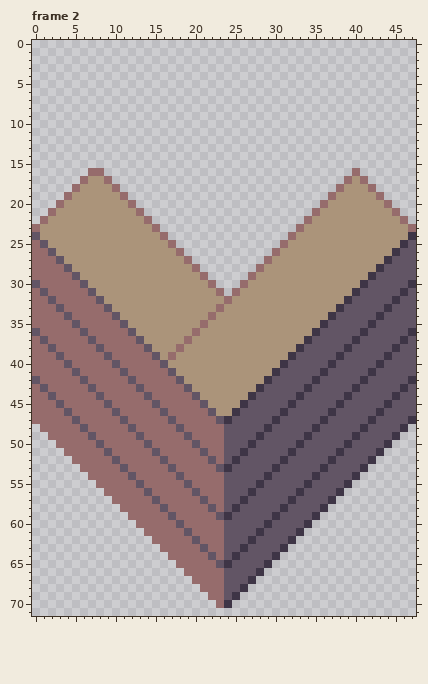
Two versions of one pixel-art file, resources/asesprite/Blocks-Wood.aseprite. The picture above was drawn from the file before the commit.
48x72 pixels, 6 frames. Shown: frame 2. The commit also changed other frames, which this record leaves out.
And afterwards:
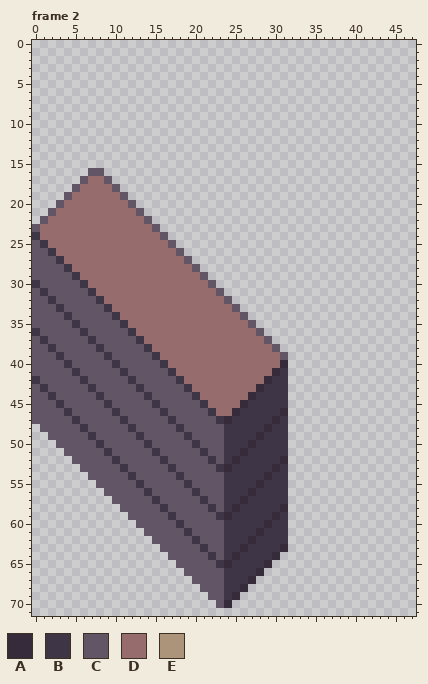
Palette (. is transparent): A #362b3a  B #3e3546  C #625565  D #966c6c  E #ab947a
Changes in this commit:
layer "Wood Half Column" now hidden
layer "Wood Corner Bottom" now hidden
Changed rows in their new state; - is an unchanged pixel.
Frame 2:
first column x 0:
16 -------CC-------------------------------.-------
17 ------CDDC-----------------------------...------
18 -----CDDDDC---------------------------.....-----
19 ----CDDDDDDC-------------------------.......----
20 ---CDDDDDDDDC-----------------------.........---
21 --CDDDDDDDDDDC---------------------...........--
22 -CDDDDDDDDDDDDC-------------------.............-
23 CDDDDDDDDDDDDDDC-----------------...............
24 BDDDDDDDDDDDDDDDC---------------................
25 CBDDDDDDDDDDDDDDDC-------------.................
26 CCBDDDDDDDDDDDDDDDC-----------..................
27 CCCBDDDDDDDDDDDDDDDC---------...................
28 CCCCBDDDDDDDDDDDDDDDC-------....................
29 CCCCCBDDDDDDDDDDDDDDDC-----.....................
30 BCCCCCBDDDDDDDDDDDDDDDC---......................
31 CBCCCCCBDDDDDDDDDDDDDDDC-.......................
32 CCBCCCCCBDDDDDDDDDDDDDDDC.......................
33 CCCBCCCCCBDDDDDDDDDDDDD-DC......................
34 CCCCBCCCCCBDDDDDDDDDDD-DDDC.....................
35 CCCCCBCCCCCBDDDDDDDDD-DDDDDC....................
36 BCCCCCBCCCCCBDDDDDDD-DDDDDDDC...................
37 CBCCCCCBCCCCCBDDDDD-DDDDDDDDDC..................
38 CCBCCCCCBCCCCCBDDD-DDDDDDDDDDDC.................
39 CCCBCCCCCBCCCCCBD-DDDDDDDDDDDDDC................
40 CCCCBCCCCCBCCCCCBDDDDDDDDDDDDDDA................
41 CCCCCBCCCCCBCCCCCBDDDDDDDDDDDDAB................
42 BCCCCCBCCCCCBCCCCCBDDDDDDDDDDABB................
43 CBCCCCCBCCCCCBCCCCCBDDDDDDDDABBB................
44 CCBCCCCCBCCCCCBCCCCCBDDDDDDABBBB................
45 CCCBCCCCCBCCCCCBCCCCCBDDDDABBBBB................
46 CCCCBCCCCCBCCCCCBCCCCCBDDABBBBBA................
47 CCCCCBCCCCCBCCCCCBCCCCCBABBBBBAB................
48 -CCCCCBCCCCCBCCCCCBCCCCCBBBBBABB...............-
49 --CCCCCBCCCCCBCCCCCBCCCCBBBBABBB..............--
50 ---CCCCCBCCCCCBCCCCCBCCCBBBABBBB.............---
51 ----CCCCCBCCCCCBCCCCCBCCBBABBBBB............----
52 -----CCCCCBCCCCCBCCCCCBCBABBBBBA...........-----
53 ------CCCCCBCCCCCBCCCCCBABBBBBAB..........------
54 -------CCCCCBCCCCCBCCCCCBBBBBABB.........-------
55 --------CCCCCBCCCCCBCCCCBBBBABBB........--------
56 ---------CCCCCBCCCCCBCCCBBBABBBB.......---------
57 ----------CCCCCBCCCCCBCCBBABBBBB......----------
58 -----------CCCCCBCCCCCBCBABBBBBA.....-----------
59 ------------CCCCCBCCCCCBABBBBBAB....------------
60 -------------CCCCCBCCCCCBBBBBABB...-------------
61 --------------CCCCCBCCCCBBBBABBB..--------------
62 ---------------CCCCCBCCCBBBABBBB.---------------
63 ----------------CCCCCBCCBBABBBBA----------------
64 -----------------CCCCCBCBABBBBA-----------------
65 ------------------CCCCCBABBBBA------------------
66 -------------------CCCCCBBBBA-------------------
67 --------------------CCCCBBBA--------------------
68 ---------------------CCCBBA---------------------
69 ----------------------CCBA----------------------
70 -----------------------CA-----------------------
Changed places in both pictures, as pixel boxes (x1, y1, x2, y2):
changed: (32, 168, 416, 608)
